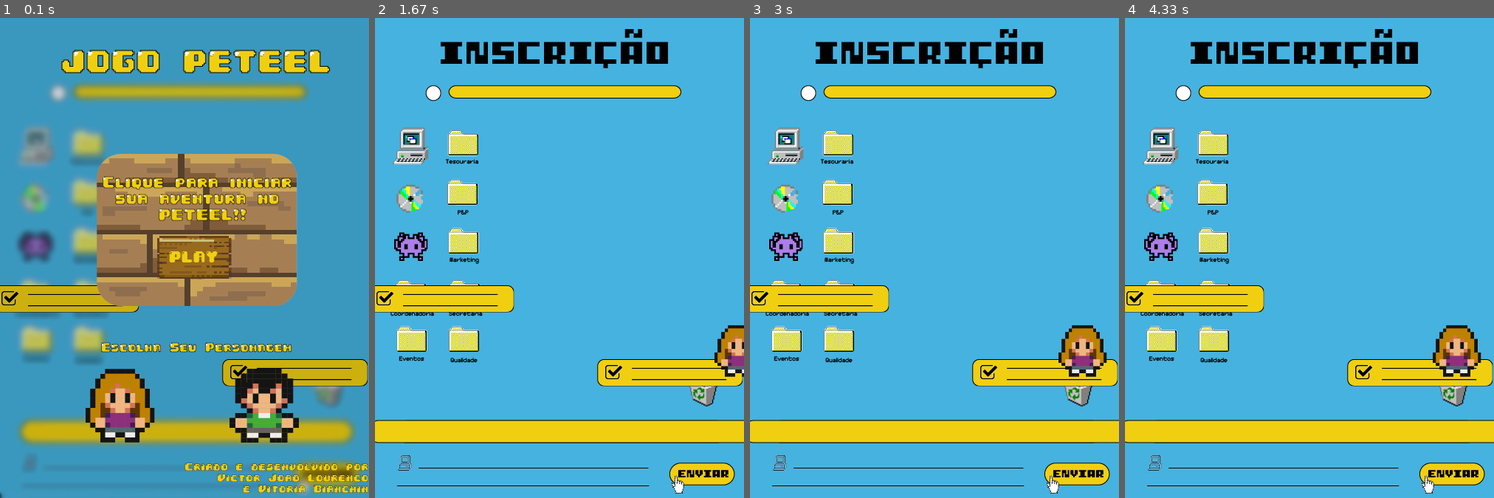
Above: before the commit, frames 1-4 (left to right).
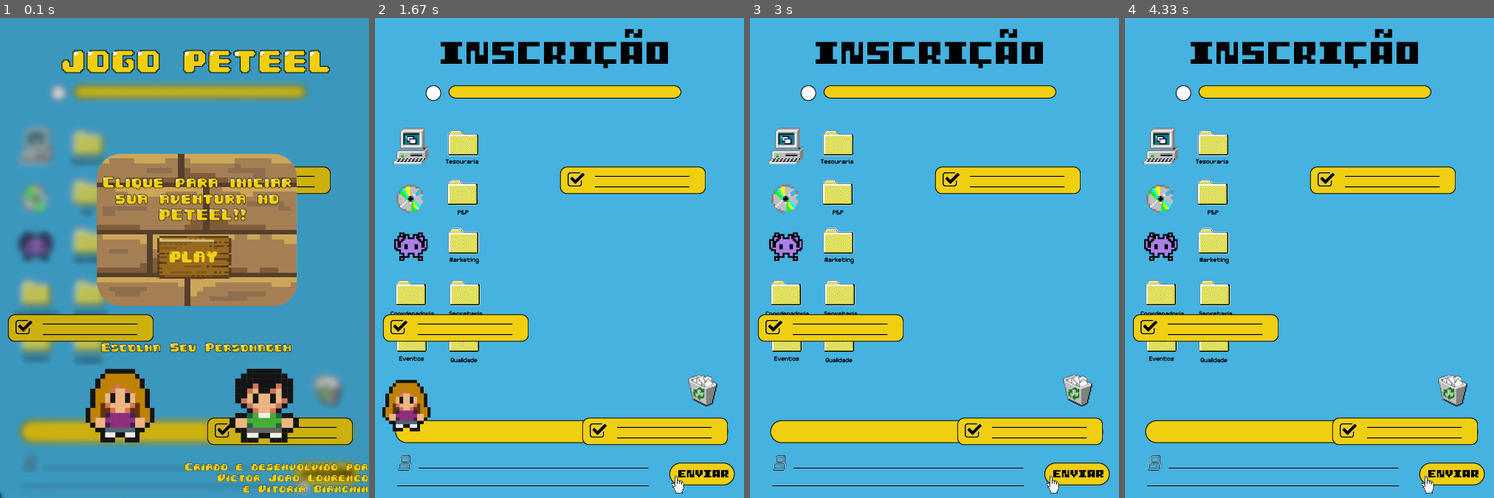
Above: after the commit, the same moments.

Repository: Victor-J-L/JOGO-PETEEL
Game: pygame game, started from primeirafaseteste.py
Same seed, same stepped clock (60 frames per second), same inputs: the game is played once before the commit and once after it.
Inputs (mouse positions are in pixels of both pictures, inside the frame that each line leads up to):
- Up to frame 1 (0.1 s): no input
- Up to frame 2 (1.67 s): click (570, 258) at 0.38 s; hold Right 0.67-1.13 s; move the mouse to (544, 277) at 0.7 s; hold Right 1.17-1.63 s
- Up to frame 3 (3 s): hold Left 1.67-2.2 s
- Up to frame 4 (4.33 s): no input

The runs differ from the first frame. In frame 1, 7.3% of the frame differs, in the area x 0-100%, y 30-90%; in frame 2, 12%; in frame 3, 11%; in frame 4, 11%.

Commit message:
Ajustes no pulo e nas colisões

Diff:
--- a/primeirafaseteste.py
+++ b/primeirafaseteste.py
@@ -67,12 +67,12 @@
         self.rect.right = 800
 
 class Plataformas(pygame.sprite.Sprite):
-    def __init__(self, x, y, w, h):
-        pygame.sprite.Sprite.__init__(self)
-        self.image = pygame.image.load("Imagens/Primeira Fase/plataforma.png")
-        self.rect = self.image.get_rect()
-        self.rect.x = x
-        self.rect.y = y
+    def __init__(self, x, y):
+        pygame.sprite.Sprite.__init__(self)
+        self.image = pygame.image.load("Imagens/Primeira Fase/Ativo 14.png")
+        self.rect = self.image.get_rect()
+        self.rect.left = x
+        self.rect.top = y
 
 class Paginainicial(pygame.sprite.Sprite):
     def __init__(self):
@@ -160,14 +160,14 @@
     bolinha= Bolinha()
     #all_sprites.add(bolinha)
 
-    p1 = Plataformas(-10, 350, 30, 20)
+    p1 = Plataformas(250, 200)
     plataformas.add(p1)
 
-    p2 = Plataformas(300, 450, 30, 40)
+    p2 = Plataformas(10, 400)
     plataformas.add(p2)
 
-    ochao = Chao(-10, 1000)
-    chao_sprite.add(ochao)
+    p0 = Plataformas(280, 540)
+    plataformas.add(p0)
 
 
     sair = False
@@ -186,14 +186,14 @@
             if event.type == pygame.MOUSEBUTTONDOWN:
                 personagem.image = pygame.image.load("Imagens/personagem/personagem1frente_min.png") #personagem1frente
                 personagem.rect = personagem.image.get_rect()
-                personagem.rect.center = (800,800)
+                personagem.rect.midbottom = (800,800)
                 selecao.rect.right = 217
 
         if xmouse >= personagem2.rect.left and xmouse <= personagem2.rect.right and ymouse <= personagem2.rect.bottom and ymouse >= personagem2.rect.top:
             if event.type == pygame.MOUSEBUTTONDOWN:
                 personagem.image = pygame.image.load("Imagens/personagem/personagem2frente_min.png") #personagem1frente
                 personagem.rect = personagem.image.get_rect()
-                personagem.rect.center=(800,800)
+                personagem.rect.midbottom=(800,800)
                 selecao.rect.right = 412
 
         if xmouse >= botaoplay.rect.left and xmouse <= botaoplay.rect.right and ymouse <= 351 and ymouse >= 295:
@@ -202,20 +202,19 @@
                 botaoplay.rect.left = 800
                 personagem1.rect.left = 800
                 personagem2.rect.left = 800
-                personagem.rect.center = (228,200)
-                personagem.pos = vec(400,200)
+                personagem.rect.midbottom = (228,200)
                 selecao.rect.right = 800
                 fundo = pygame.image.load("Imagens/Primeira Fase/fundo1_1.png")
-                ochao.rect.y = 544
+                personagem.pos = vec(400,530)
 
        #Código Movimento do personagem
         personagem.acc = vec(0, 0.5)
         keys = pygame.key.get_pressed()
         if keys[pygame.K_LEFT]:
-            personagem.acc.x = -0.5
+            personagem.acc.x = -0.8
 
         if keys[pygame.K_RIGHT]:
-            personagem.acc.x = 0.5
+            personagem.acc.x = 0.8
 
         personagem.acc.x += personagem.vel.x * (-0.12)
         personagem.vel += personagem.acc
@@ -227,25 +226,28 @@
         if personagem.pos.x < 0:
             personagem.pos.x = 500
 
-        personagem.rect.center = personagem.pos
+        personagem.rect.midbottom = personagem.pos
 
         #colisao
 
-        colisao_chao = pygame.sprite.collide_rect(personagem, ochao)
-        if colisao_chao == True:
-            personagem.pos.y = 510
-            personagem.vel.y = 0
-
-        colisao_plataforma = pygame.sprite.spritecollide(personagem,plataformas, False)
-        if colisao_plataforma:
-            personagem.pos.y = colisao_plataforma[0].rect.top
-            personagem.vel.y = 0
+        if personagem.vel.y > 0:
+            colisao_plataforma = pygame.sprite.spritecollide(personagem, plataformas, False)
+            if colisao_plataforma:
+                personagem.pos.y = colisao_plataforma[0].rect.top
+                personagem.vel.y = 0
 
         #pulo
-
-        if keys[pygame.K_SPACE]:
-            colisao_chao == False
-            personagem.vel.y = -5
+            if event.type == pygame.KEYDOWN:
+                    if event.key == pygame.K_SPACE:
+                        personagem.rect.x += 1
+                        colisao_plataforma = pygame.sprite.spritecollide(personagem, plataformas, False)
+                        personagem.rect.x -= 1
+                        if  colisao_plataforma:
+                            personagem.vel.y = -12
+                        personagem.rect.x += 1
+
+
+
 
         #Desenhar
         tela.blit(fundo, (0,0))
Binary file added: Imagens/Primeira Fase/Ativo 14.png
Binary file removed: Imagens/Primeira Fase/fundo1.jpg
Binary file removed: Imagens/Primeira Fase/fundo1_2.png
Binary file removed: Imagens/Primeira Fase/fundo1desfocado.png
Binary file changed: Imagens/Primeira Fase/plataforma.png
Binary file removed: Imagens/personagem/telavazia.png
